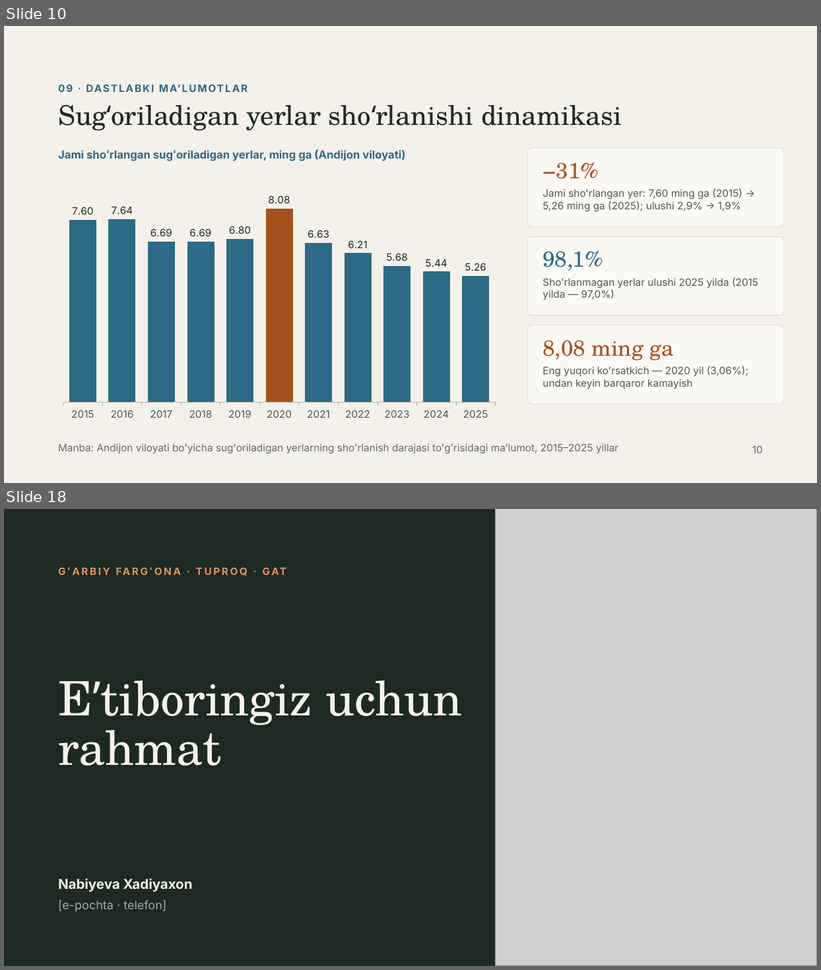
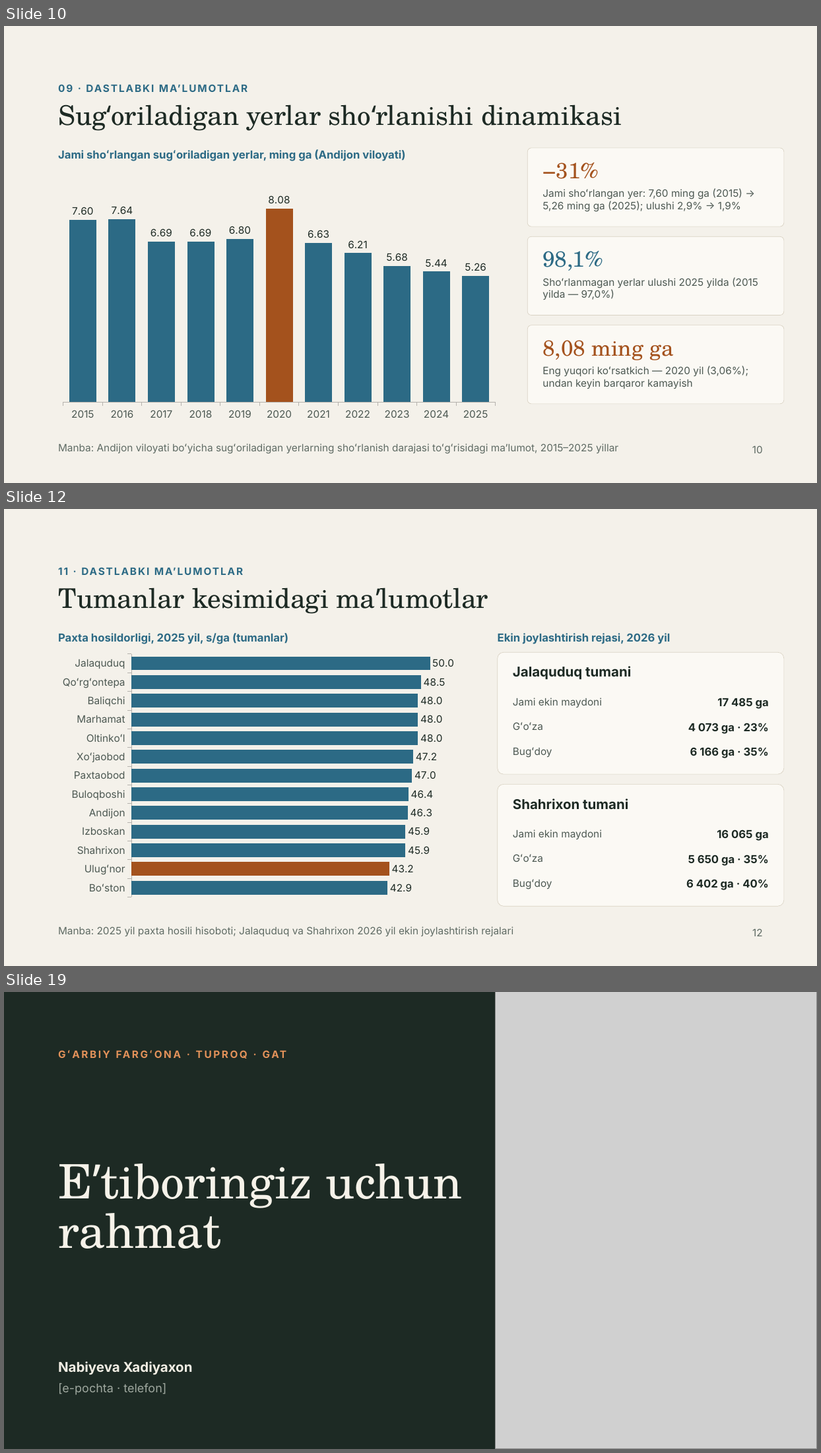
Before and after one commit to Rasuljon007/mirzohid-loyiha, a slide deck: Garbiy_Farg_ona_tuproqlari_GAT_asosida_bashoratlash.pptx. Shown one above the other, each under a label of ours: slides 10 and 18 before the commit, slides 10, 12 and 19 after it; the slides between them are not shown. The pictures are 821x970 and 821x1453 pixels, drawn with LibreOffice and Linux fonts; fonts in the diff are those of the drawing; grey boxes stand for pictures. Boxes give left, top, right and bottom in pixels: in the first picture for what was removed or moved away, otherwise in the second. Text is boxed around its words. In the diff, an @@ line names an element or a change of style, - is before the commit and + after.

```diff
--- a/Garbiy_Farg_ona_tuproqlari_GAT_asosida_bashoratlash.pptx
+++ b/Garbiy_Farg_ona_tuproqlari_GAT_asosida_bashoratlash.pptx
@@ slide 12 added at (4,509,817,966), background #F4F1EA @@
@@ text added at (58,563,784,579), 12 pt, text #2C6A85, bold @@
+11 · DASTLABKI MAʼLUMOTLAR
@@ title added at (58,588,329,614), 32 pt, text #1D2A24 @@
+Tumanlar kesimidagi maʼlumotlar
@@ text added at (58,633,288,644), 13 pt, text #2C6A85, bold @@
+Paxta hosildorligi, 2025 yil, s/ga (tumanlar)
@@ text added at (498,633,670,644), 13 pt, text #2C6A85, bold @@
+Ekin joylashtirish rejasi, 2026 yil
@@ bar chart added at (54,650,475,903) @@
+categories: Jalaquduq, Qoʻrgʻontepa, Baliqchi, Marhamat, Oltinkoʻl, Xoʻjaobod, Paxtaobod, Buloqboshi, Andijon, Izboskan, Shahrixon, Ulugʻnor, Boʻston
+Series 1: 50, 48.5, 48, 48, 48, 47.2, 47, 46.4, 46.3, 45.9, 45.9, 43.2, 42.9
@@ rounded rectangle added at (498,652,784,774), fill #FBF9F4, outline #D9D2C3 0.5 pt @@
@@ text added at (513,666,631,680), 16 pt, text #1D2A24, bold @@
+Jalaquduq tumani
@@ text added at (513,698,602,708), 12 pt, text #4C5852 @@
+Jami ekin maydoni
@@ text added at (717,698,769,709), 13 pt, text #1D2A24, bold @@
+17 485 ga
@@ text added at (513,722,543,730), 12 pt, text #4C5852 @@
+Gʻoʻza
@@ text added at (688,723,769,734), 13 pt, text #1D2A24, bold @@
+4 073 ga · 23%
@@ text added at (513,747,552,758), 12 pt, text #4C5852 @@
+Bugʻdoy
@@ text added at (690,747,769,758), 13 pt, text #1D2A24, bold @@
+6 166 ga · 35%
@@ rounded rectangle added at (498,785,784,907), fill #FBF9F4, outline #D9D2C3 0.5 pt @@
@@ text added at (513,799,628,810), 16 pt, text #1D2A24, bold @@
+Shahrixon tumani
@@ text added at (513,830,602,840), 12 pt, text #4C5852 @@
+Jami ekin maydoni
@@ text added at (717,830,769,841), 13 pt, text #1D2A24, bold @@
+16 065 ga
@@ text added at (513,854,543,862), 12 pt, text #4C5852 @@
+Gʻoʻza
@@ text added at (688,855,769,866), 13 pt, text #1D2A24, bold @@
+5 650 ga · 35%
@@ text added at (513,879,552,890), 12 pt, text #4C5852 @@
+Bugʻdoy
@@ text added at (686,879,768,890), 13 pt, text #1D2A24, bold @@
+6 402 ga · 40%
@@ text added at (58,927,514,937), 12 pt, text #5F6B64 @@
+Manba: 2025 yil paxta hosili hisoboti; Jalaquduq va Shahrixon 2026 yil ekin joylashtirish rejalari
@@ text added at (752,929,763,937), 12 pt, text #5F6B64 @@
+12
@@ what was slide 18 is now slide 19 @@
```
Also in this commit, not shown: 8 slides changed.
